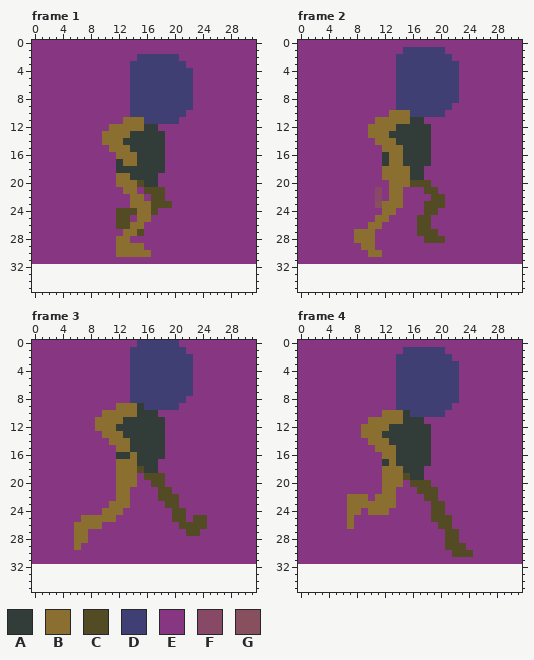
Two states of a animated GIF sprite, Arte/witch-run.gif. The first picture shows the starting point.
The file is 320x320 pixels, drawn in blocks of 10x10; one block is one cell here. Colours within 5 levels of each other are drawn and written as one. Shown: frame 1, frame 2, frame 3, frame 4. The old version is drawn lined up with the new one, on the new canvas. The commit also changed other frames, which this record leaves out.
Palette (. is transparent): A #323c39  B #8a6f30  C #524b24  D #3f3f74  E #873681  F #884966  G #884f5e
Once edited:
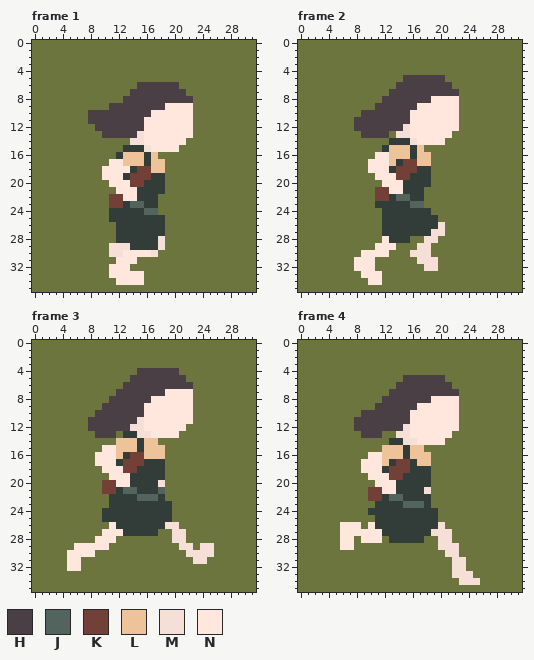
Colours new in this view: H #493f44  J #53645f  K #724037  L #eec39a  M #f6dfd6  N #ffe7de
Change:
canvas 32x32 -> 32x36
colour E: #873681 -> #6d753e
Changed rows in their new state; - is a pixel that keeps its letter.
Frame 1:
first column x 0:
 2 ---------------EEEEEE-----------
 3 --------------EEEEEEEE----------
 4 --------------EEEEEEEEE---------
 5 --------------EEEEEEEEE---------
 6 --------------EHHHHHHEE---------
 7 --------------HHHHHHHHE---------
 8 -------------HHHHHHHHHH---------
 9 -----------HHHHHHHHNNNN---------
10 --------HHHHHHHHHNNNNNN---------
11 --------HHHHHHHHNNNNNNN---------
12 ---------HHHHHHHNNNNNNN---------
13 ----------HHHHHMNNNNNNN---------
14 ----------EEEEMMNNNNNN----------
15 -----------EEA--MNNNN-----------
16 ------------ALLL-LE-------------
17 -----------NNLLL-LL-------------
18 ----------NNNN-KKLL-------------
19 ----------NNNAKKK-A-------------
20 -----------NNNKK--A-------------
21 ------------NNNAAAA-------------
22 -----------KKNNAAAE-------------
23 -----------KKAJJAAEE------------
24 -----------AAAAAJJ--------------
25 -----------AAAAAAAA-------------
26 ------------AAAAAAA-------------
27 ------------AAAAAAA-------------
28 ------------AAAAAAM-------------
29 -----------MMMAAAAM-------------
30 -----------MMNNNNM--------------
31 ------------NNN-----------------
32 EEEEEEEEEEENNNEEEEEEEEEEEEEEEEEE
33 EEEEEEEEEEENNNNNEEEEEEEEEEEEEEEE
34 EEEEEEEEEEEENNNNEEEEEEEEEEEEEEEE
35 EEEEEEEEEEEEEEEEEEEEEEEEEEEEEEEE
Frame 2:
first column x 0:
 1 ---------------EEEEEE-----------
 2 --------------EEEEEEEE----------
 3 --------------EEEEEEEEE---------
 4 --------------EEEEEEEEE---------
 5 --------------EHHHHHHEE---------
 6 --------------HHHHHHHHE---------
 7 -------------HHHHHHHHHH---------
 8 ------------HHHHHHHNNNN---------
 9 -----------HHHHHHNNNNNN---------
10 ---------HHHHHHHNNNNNNN---------
11 --------HHHHHHHHNNNNNNN---------
12 --------HHHHHHHMNNNNNNN---------
13 ---------HHHHEMMNNNNNN----------
14 -----------EEA--MNNNN-----------
15 ------------ALLL-LE-------------
16 -----------NNLLL-LL-------------
17 ----------NNNLAKKLL-------------
18 ----------NNNAKKK-A-------------
19 -----------NNNKK--A-------------
20 ------------NNNAAAA-------------
21 -----------KKNNAAAEE------------
22 -----------KKAJJAA-EE-----------
23 -----------AAAAAJJEEE-----------
24 ------------AAAAAAAE------------
25 -----------EAAAAAAAA------------
26 ----------EEAAAAAAAAM-----------
27 --------EEE-AAAAAAAMM-----------
28 --------EEE-NAAA--MME-----------
29 ---------EENNN---MM-------------
30 ---------NNNN---MMM-------------
31 --------NNN------MMM------------
32 EEEEEEEENNNEEEEEEEMMEEEEEEEEEEEE
33 EEEEEEEEENNNEEEEEEEEEEEEEEEEEEEE
34 EEEEEEEEEENNEEEEEEEEEEEEEEEEEEEE
35 EEEEEEEEEEEEEEEEEEEEEEEEEEEEEEEE
Frame 3:
first column x 0:
 0 ---------------EEEEEE-----------
 1 --------------EEEEEEEE----------
 2 --------------EEEEEEEEE---------
 3 --------------EEEEEEEEE---------
 4 --------------EHHHHHHEE---------
 5 --------------HHHHHHHHE---------
 6 -------------HHHHHHHHHH---------
 7 ------------HHHHHHHNNNN---------
 8 -----------HHHHHHNNNNNN---------
 9 ----------HHHHHHNNNNNNN---------
10 ---------HHHHHHHNNNNNNN---------
11 --------HHHHHHHMNNNNNNN---------
12 --------HHHHHHMMNNNNNN----------
13 ---------HHHE--MMNNNN-----------
14 -----------ELLL-LLE-------------
15 ----------NNLLL-LLL-------------
16 ---------NNNL-KKLLL-------------
17 ---------NNNAKKK--A-------------
18 ----------NNNKKA--A-------------
19 -----------NNNAAAAA-------------
20 ----------KKNNAAAAM-------------
21 ----------KKAJJAAAJE------------
22 -----------AAAAJJJAEE-----------
23 -----------AAAAAAAAAE-----------
24 ----------AAAAAAAAAAEE----------
25 -------EEEAAAAAAAAAAEE-EE-------
26 ------EEEE-NAAAAAAAMMEEEE-------
27 ------EE--NNNAAAAA--MMEE--------
28 ------EE-NNN--------MM----------
29 ------NNNNN----------MM-MM------
30 -----NNNN-------------MMMM------
31 -----NN----------------MM-------
32 EEEEENNEEEEEEEEEEEEEEEEEEEEEEEEE
33 EEEEEEEEEEEEEEEEEEEEEEEEEEEEEEEE
34 EEEEEEEEEEEEEEEEEEEEEEEEEEEEEEEE
35 EEEEEEEEEEEEEEEEEEEEEEEEEEEEEEEE
Frame 4:
first column x 0:
 1 ---------------EEEEEE-----------
 2 --------------EEEEEEEE----------
 3 --------------EEEEEEEEE---------
 4 --------------EEEEEEEEE---------
 5 --------------EHHHHHHEE---------
 6 --------------HHHHHHHHE---------
 7 -------------HHHHHHHHHH---------
 8 ------------HHHHHHHNNNN---------
 9 -----------HHHHHHNNNNNN---------
10 ---------HHHHHHHNNNNNNN---------
11 --------HHHHHHHHNNNNNNN---------
12 --------HHHHHHHMNNNNNNN---------
13 ---------HHHEEMMNNNNNN----------
14 ----------EEE--MMNNNN-----------
15 -----------ELLL-LLE-------------
16 ----------NNLLL-LLL-------------
17 ---------NNNLAKK-LL-------------
18 ---------NNNAKKK--A-------------
19 ----------NNNKKA--A-------------
20 -----------NNNAAAAA-------------
21 ----------KKNNAAAAME------------
22 -------EEEKKAJJAAAAE------------
23 -------EEEEAAAAJJJAEE-----------
24 -------EE-AAAAAAAAAAE-----------
25 -------E---AAAAAAAAAEE----------
26 ------NNN-NAAAAAAAAAME----------
27 ------NNNNNNAAAAAAAMMME---------
28 ------NN-NNN-AAAAA--MME---------
29 ------NN------------MMME--------
30 ---------------------MMEE-------
31 ----------------------MM--------
32 EEEEEEEEEEEEEEEEEEEEEEMMEEEEEEEE
33 EEEEEEEEEEEEEEEEEEEEEEMMMEEEEEEE
34 EEEEEEEEEEEEEEEEEEEEEEEMMMEEEEEE
35 EEEEEEEEEEEEEEEEEEEEEEEEEEEEEEEE
